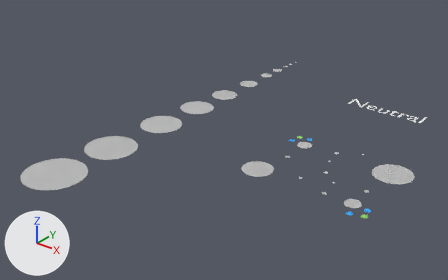
The Blender file Completed/v0.2/Blends/neutral.blend, before and after one commit.
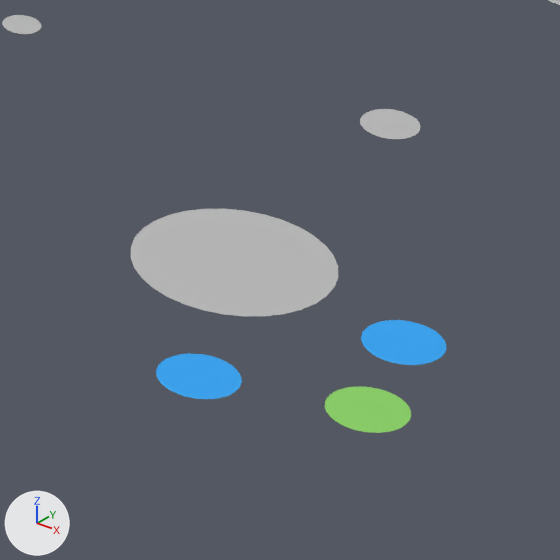
The first picture shows the older version from a 50 mm lens placed at (2085.0, -2599.0, 1826.0), pointed at (-267.0, 342.0, 3.0). The close-ups show both versions on the part from 74% to 85% of the width and 64% to 82% of the height of that picture; other places that the commit changed are outside them. Every picture has the same lights, and +X, +Y and +Z are marked at lower left.
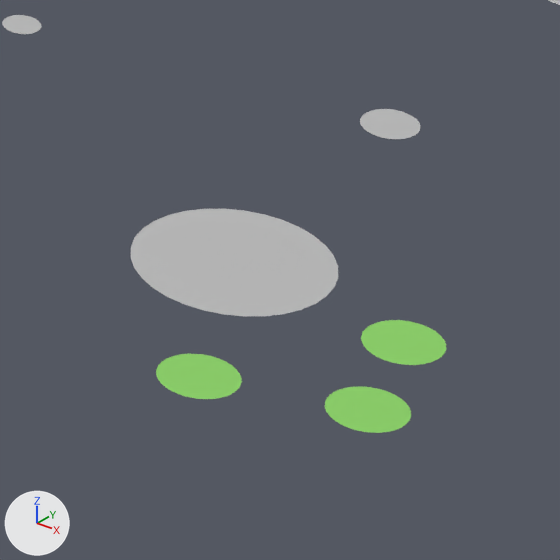
Where the change shows, as pixel boxes [x1, y1, x2, y2] in the close-ups (560 x 560 px):
```json
{"object": "Circle.018", "change": "recoloured", "before": [156, 354, 242, 399], "after": [156, 354, 242, 399], "on screen": "blue to green"}
{"object": "Circle.017", "change": "recoloured", "before": [361, 320, 446, 365], "after": [361, 320, 446, 365], "on screen": "blue to green"}
```

Edits to the scene script, one JSON object a line:
```json
{"block": "me_circle_007", "where": "me_circle_007.from_pydata(...)  # 32 vertices, 1 face; spans x -1.0..1.0, y -1.0..1.0, z 0.0"}
{"op": "remove", "block": "me_circle_007", "code": "me_circle_007.materials.append(mat_blue)  # blue #3fa6f3"}
{"op": "add", "block": "me_circle_007", "code": "me_circle_007.materials.append(mat_green)  # green #8ed16c"}
{"block": "me_circle_006", "where": "me_circle_006.from_pydata(...)  # 32 vertices, 1 face; spans x -1.0..1.0, y -1.0..1.0, z 0.0"}
{"op": "remove", "block": "me_circle_006", "code": "me_circle_006.materials.append(mat_blue)  # blue #3fa6f3"}
{"op": "add", "block": "me_circle_006", "code": "me_circle_006.materials.append(mat_green)  # green #8ed16c"}
```
